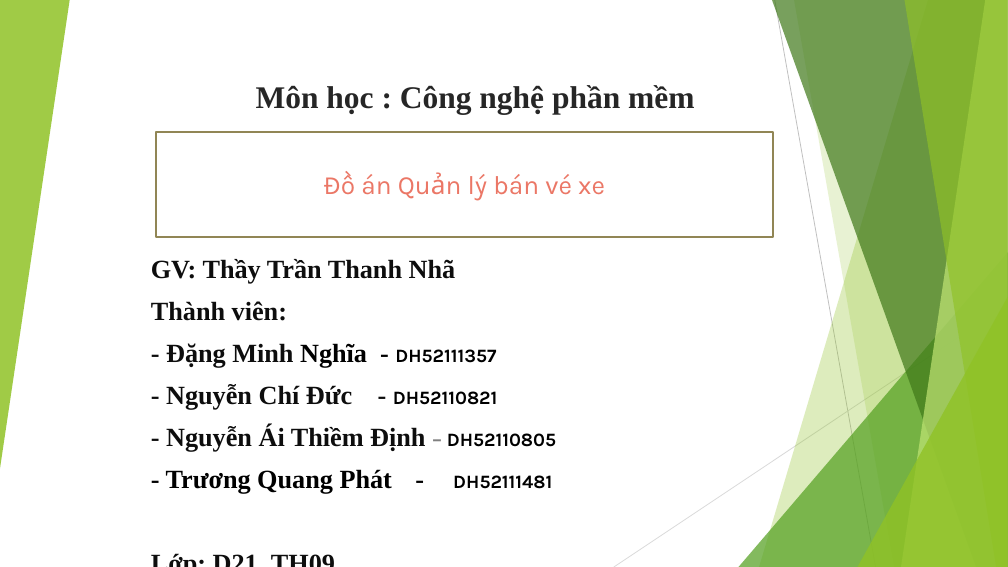
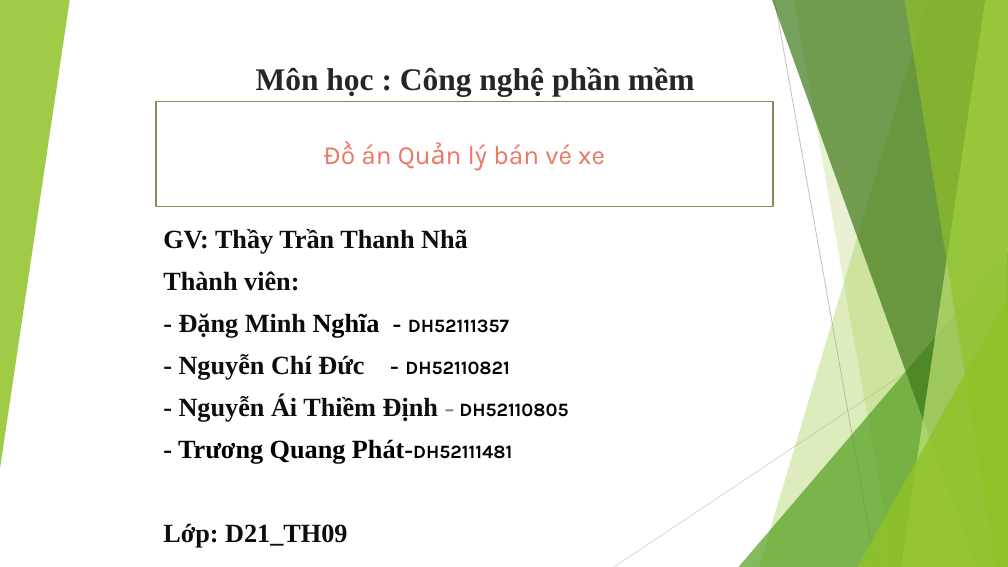
Before and after one commit to DinhNguyen2011/CNPM, a slide deck: slide 1 of Đồ án CNPM.pptx. Drawn at 1008x567 pixels with LibreOffice and Linux fonts; fonts in the diff are those of the drawing. Boxes give left, top, right and bottom in pixels: in the first picture for what was removed or moved away, otherwise in the second. Text is boxed around its words. In the diff, an @@ line names an element or a change of style, - is before the commit and + after.

```diff
--- a/Đồ án CNPM.pptx
+++ b/Đồ án CNPM.pptx
@@ text "Môn học : Công nghệ ...": place and size @@
-text "Môn học : Công nghệ ..." at bbox=[256, 85, 694, 115]
+text "Môn học : Công nghệ ..." at bbox=[256, 67, 694, 97]
@@ rectangle "Đồ án Quản lý bán ...": place and size @@
-rectangle "Đồ án Quản lý bán ..." at bbox=[156, 132, 773, 237]
+rectangle "Đồ án Quản lý bán ..." at bbox=[156, 101, 773, 206]
@@ subtitle "GV: Thầy Trần Thanh Nhã": place and size @@
-subtitle "GV: Thầy Trần Thanh Nhã" at bbox=[151, 259, 556, 494]
+subtitle "GV: Thầy Trần Thanh Nhã" at bbox=[163, 229, 568, 548]
@@ subtitle at bbox=[178, 439, 512, 464]: spaces changed @@
-- Trương Quang Phát - DH52111481
+- Trương Quang Phát-DH52111481
```
Also in this commit, not shown: 7 other slides changed, 1 other file.
